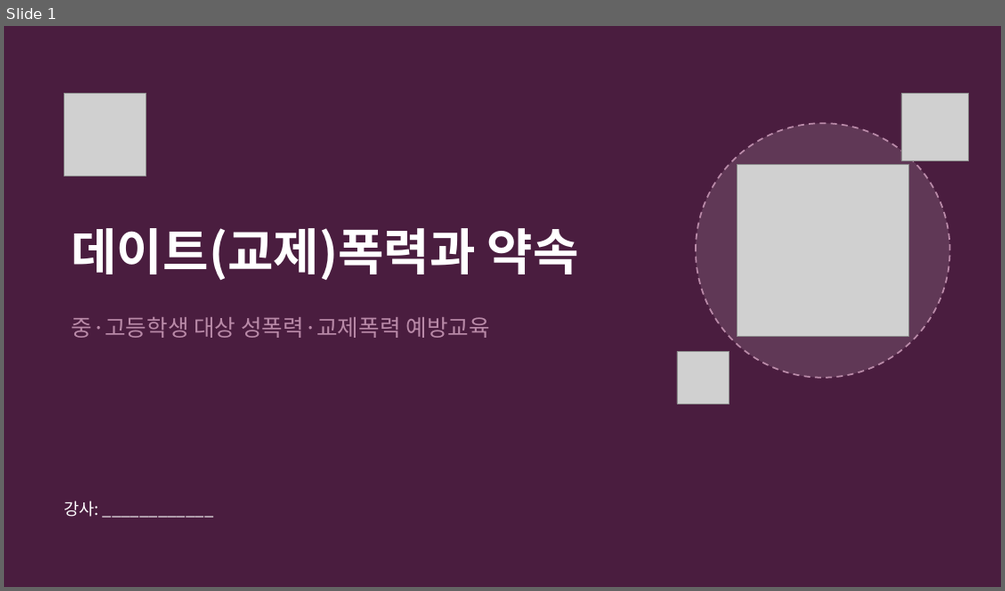
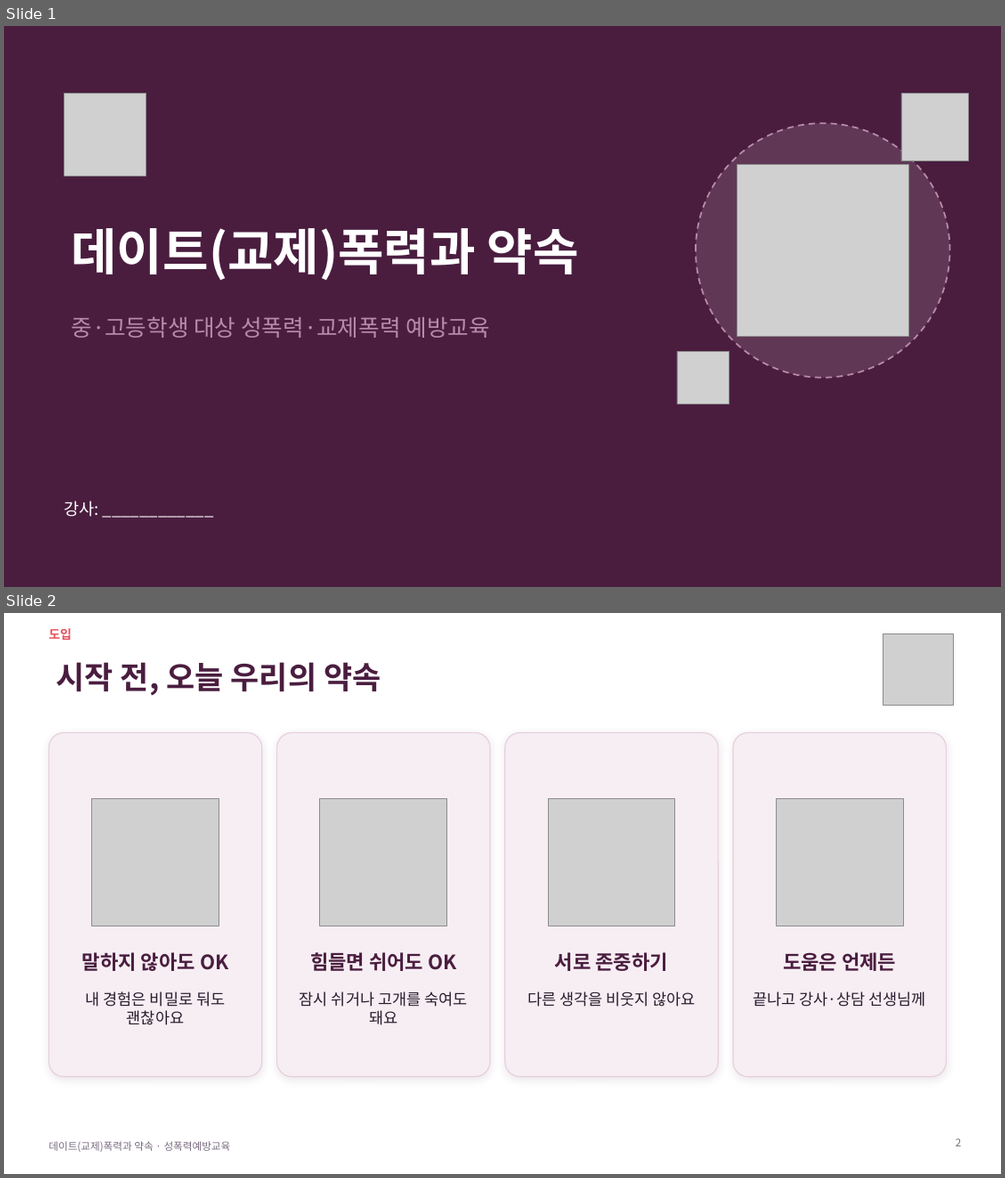
Before and after one commit to ash1234a/security-research-learning, a slide deck: 데이트폭력과_약속.pptx. Shown one above the other, each under a label of ours: slide 1 before the commit, slides 1 and 2 after it. The pictures are 1005x591 and 1005x1178 pixels, drawn with LibreOffice and Linux fonts; fonts in the diff are those of the drawing; grey boxes stand for pictures; background and template pictures are left out. Boxes give left, top, right and bottom in pixels: in the first picture for what was removed or moved away, otherwise in the second. Text is boxed around its words. In the diff, an @@ line names an element or a change of style, - is before the commit and + after.

```diff
--- a/데이트폭력과_약속.pptx
+++ b/데이트폭력과_약속.pptx
@@ slide 2 added at (4,613,1001,1174), background #FFFFFF @@
@@ text added at (48,628,72,640), 12 pt, text #E8505B, bold @@
+도입
@@ picture added at (882,634,954,705) @@
@@ title added at (57,662,380,696), 30 pt, text #4A1D3F, bold @@
+시작 전, 오늘 우리의 약속
@@ rounded rectangle added at (48,732,262,1077), fill #F6EEF3, outline #E7CFDD 1 pt @@
@@ rounded rectangle added at (277,732,490,1077), fill #F6EEF3, outline #E7CFDD 1 pt @@
@@ rounded rectangle added at (505,732,718,1077), fill #F6EEF3, outline #E7CFDD 1 pt @@
@@ rounded rectangle added at (733,732,947,1077), fill #F6EEF3, outline #E7CFDD 1 pt @@
@@ picture added at (92,798,219,925) @@
@@ picture added at (320,798,446,925) @@
@@ picture added at (549,798,676,925) @@
@@ picture added at (776,798,903,925) @@
@@ text added at (82,952,228,971), 19 pt, text #4A1D3F, bold @@
+말하지 않아도 OK
@@ text added at (310,952,456,971), 19 pt, text #4A1D3F, bold @@
+힘들면 쉬어도 OK
@@ text added at (555,952,668,971), 19 pt, text #4A1D3F, bold @@
+서로 존중하기
@@ text added at (783,952,896,971), 19 pt, text #4A1D3F, bold @@
+도움은 언제든
@@ text added at (86,991,225,1025), 15 pt, text #2B1B2E @@
+내 경험은 비밀로 둬도 괜찮아요
@@ text added at (299,991,467,1025), 15 pt, text #2B1B2E @@
+잠시 쉬거나 고개를 숙여도 돼요
@@ text added at (527,991,695,1006), 15 pt, text #2B1B2E @@
+다른 생각을 비웃지 않아요
@@ text added at (752,991,926,1006), 15 pt, text #2B1B2E @@
+끝나고 강사·상담 선생님께
@@ text added at (48,1141,231,1151), 10 pt, text #7A6C80 @@
+데이트(교제)폭력과 약속 · 성폭력예방교육
@@ page number added at (955,1138,961,1146), 10 pt, text #7A6C80 @@
+2
```
Also in this commit, not shown: 21 slides changed, 6 other slides added, 8 slides removed.
